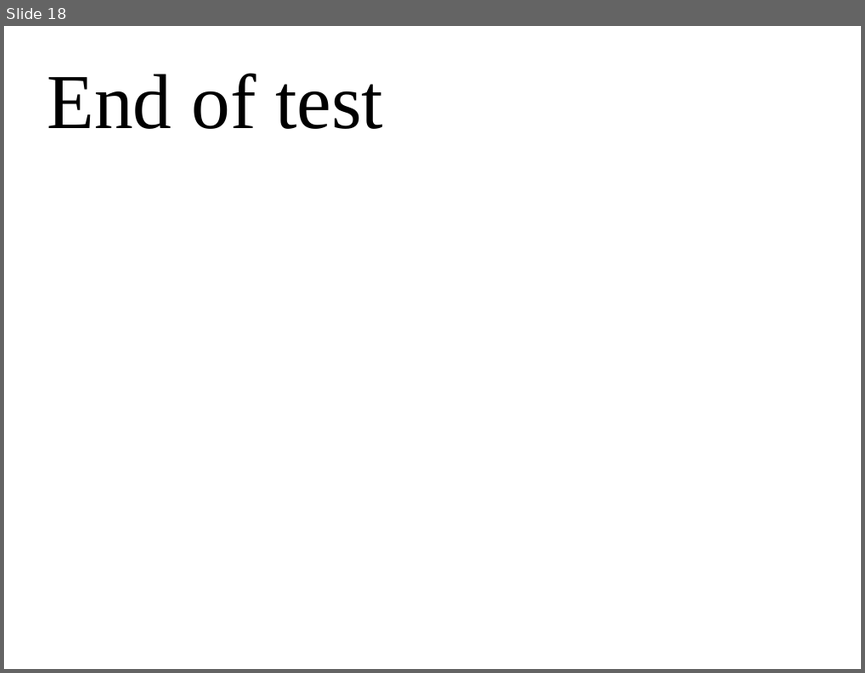
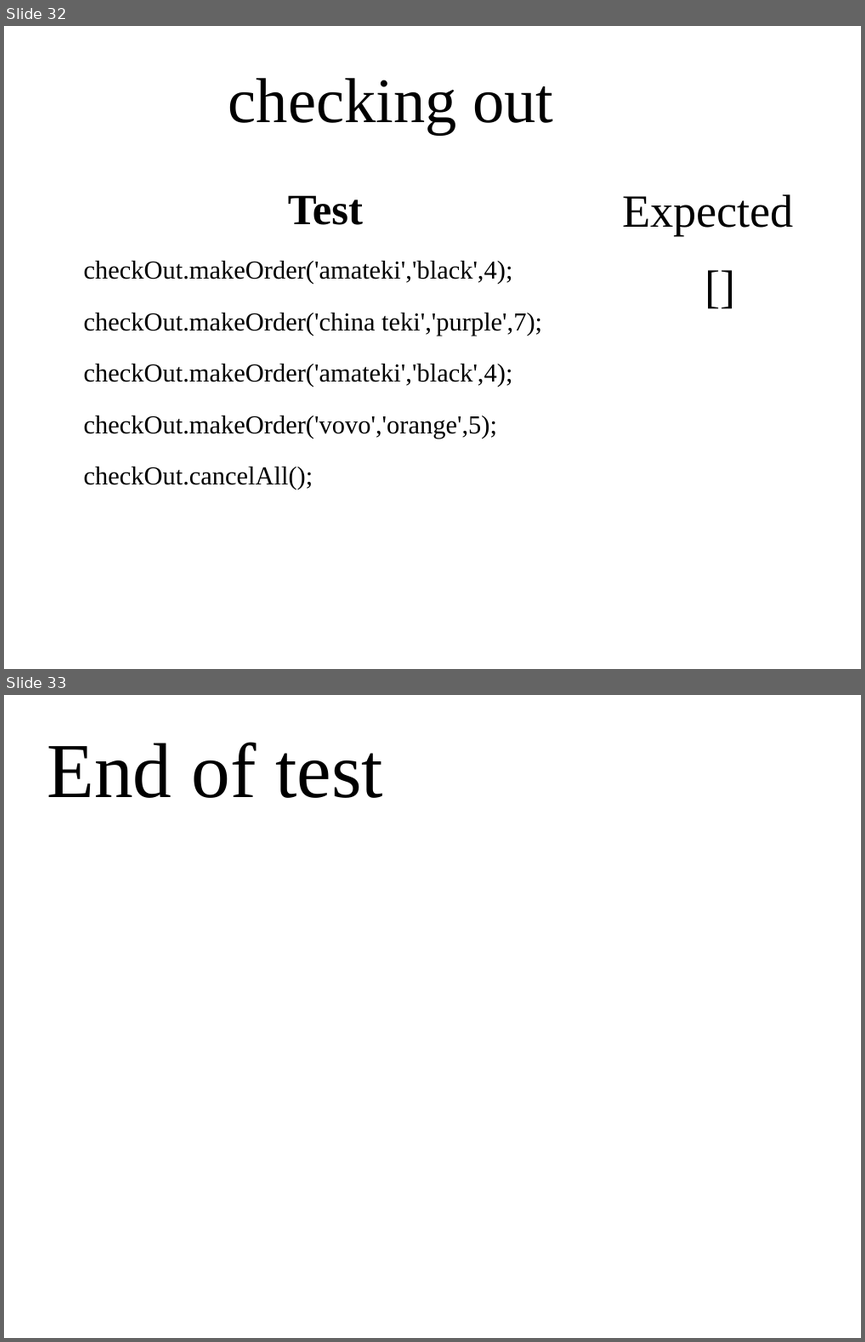
Before and after one commit to TaSiya/shoe, a slide deck: project presentation.odp. Shown one above the other, each under a label of ours: slide 18 before the commit, slides 32 and 33 after it. The pictures are 865x673 and 865x1342 pixels, drawn with LibreOffice and Linux fonts; fonts in the diff are those of the drawing; background and template pictures are left out. Boxes give left, top, right and bottom in pixels: in the first picture for what was removed or moved away, otherwise in the second. Text is boxed around its words. In the diff, an @@ line names an element or a change of style, - is before the commit and + after.

```diff
--- a/project presentation.odp
+++ b/project presentation.odp
@@ slide 32 added at bbox=[4, 26, 861, 669], background picture (left out) @@
@@ title added at bbox=[228, 78, 553, 135], 58.7 pt, text #000000 @@
+checking out
@@ text added at bbox=[84, 195, 542, 490], 24 pt, text #000000 @@
+Test
+checkOut.makeOrder('amateki','black',4);
+checkOut.makeOrder('china teki','purple',7);
+checkOut.makeOrder('amateki','black',4);
+checkOut.makeOrder('vovo','orange',5);
+checkOut.cancelAll();
@@ text added at bbox=[622, 194, 793, 235], 42.7 pt, text #000000 @@
+Expected
+[]
@@ what was slide 18 is now slide 33 @@
```
Also in this commit, not shown: 2 slides changed, 14 other slides added, 3 other files.
